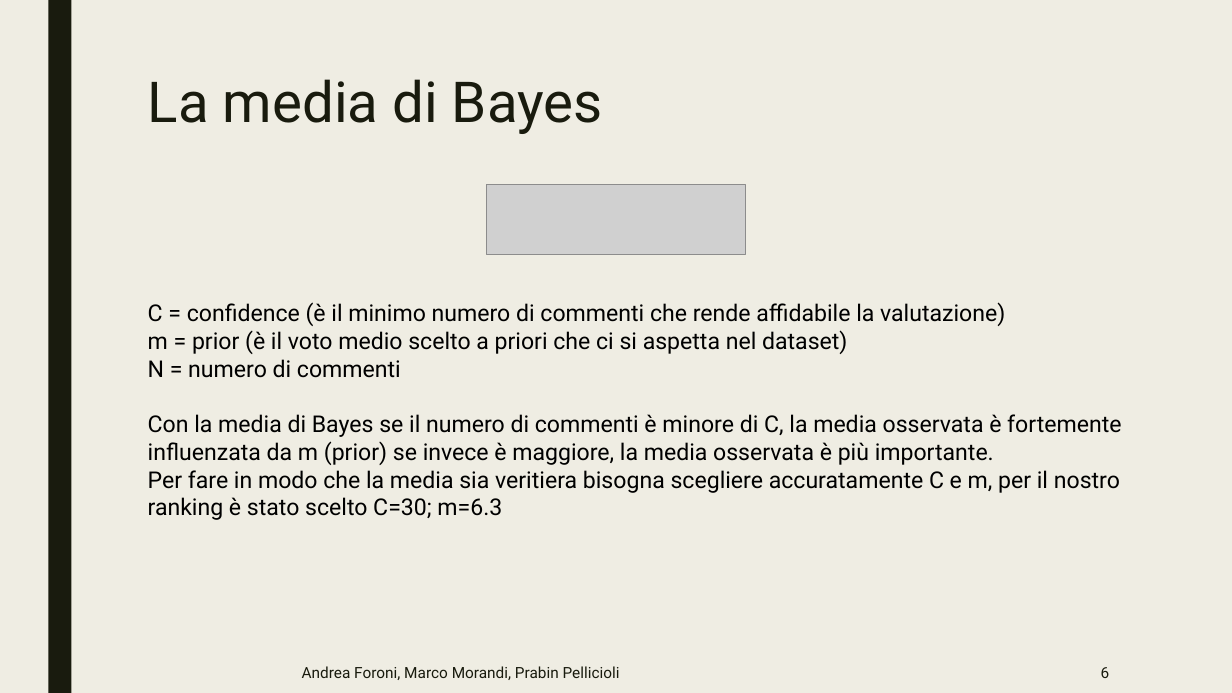
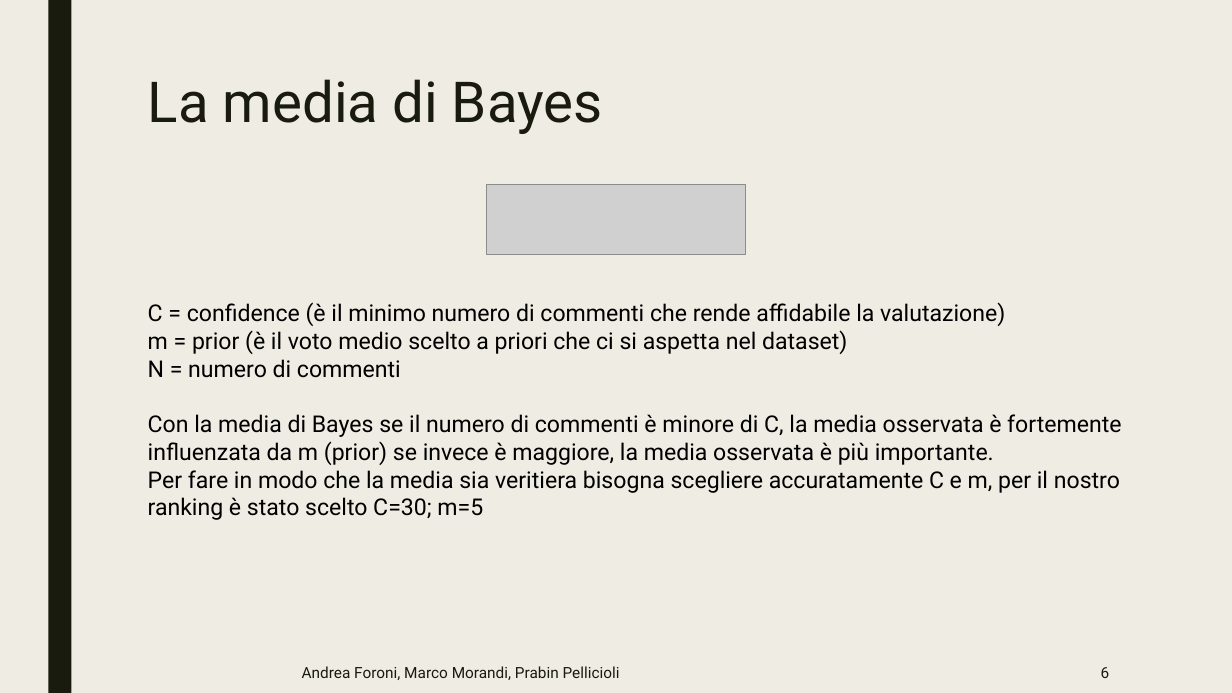
Before and after one commit to Praiban/Boardgamegeek, a slide deck: slide 6 of presentazione.pptx. Drawn at 1232x693 pixels with LibreOffice and Linux fonts; fonts in the diff are those of the drawing; grey boxes stand for pictures. Boxes give left, top, right and bottom in pixels: in the first picture for what was removed or moved away, otherwise in the second. Text is boxed around its words. In the diff, an @@ line names an element or a change of style, - is before the commit and + after.

Commit message:
modifica presentazione

```diff
--- a/presentazione.pptx
+++ b/presentazione.pptx
@@ text at [148, 470, 1120, 520]: text changed @@
-Per fare in modo che la media sia veritiera bisogna scegliere accuratamente C e m, per il nostro ranking è stato scelto C=30; m=6.3
+Per fare in modo che la media sia veritiera bisogna scegliere accuratamente C e m, per il nostro ranking è stato scelto C=30; m=5
```
